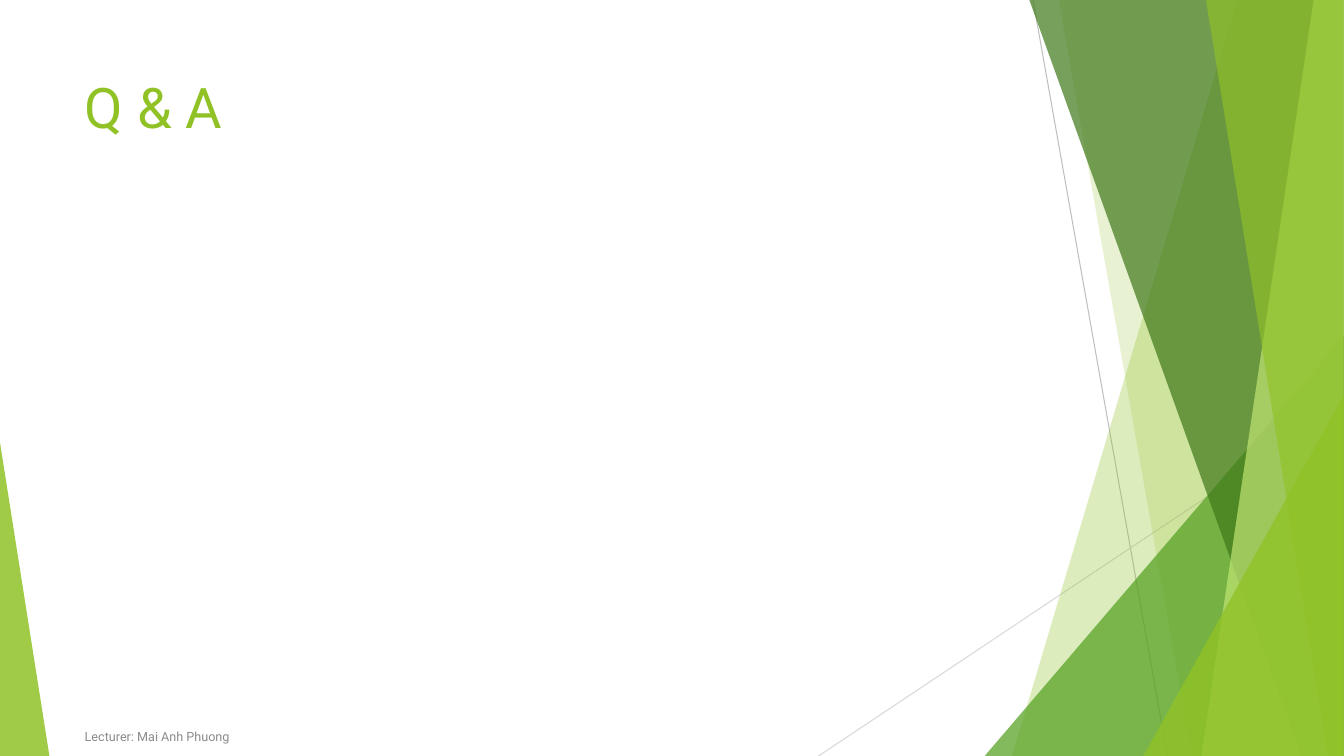
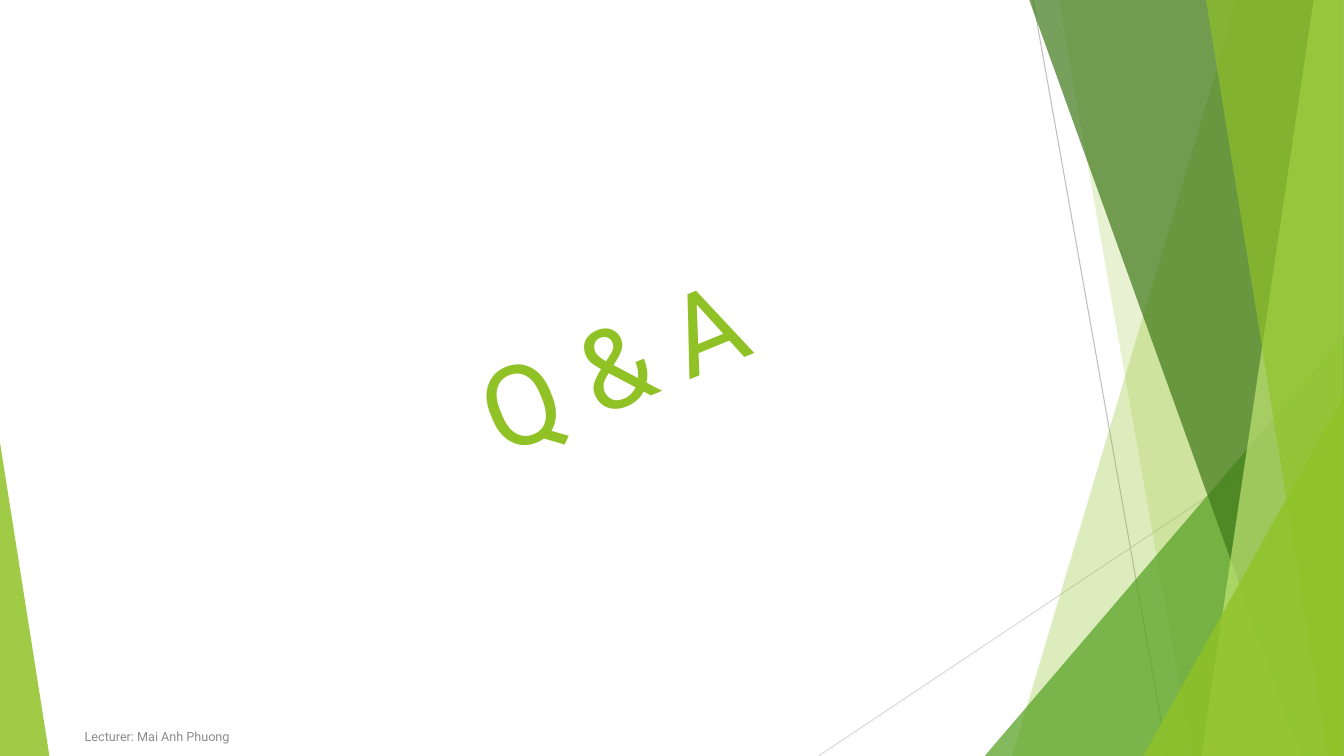
Before and after one commit to anhphuong190190/Repositories, a slide deck: slide 25 of GreenAcademy/Bootstrap In Actions.pptx (slide 12 before the commit). Drawn at 1344x756 pixels with LibreOffice and Linux fonts; fonts in the diff are those of the drawing. Boxes give left, top, right and bottom in pixels: in the first picture for what was removed or moved away, otherwise in the second. Text is boxed around its words. In the diff, an @@ line names an element or a change of style, - is before the commit and + after.

```diff
--- a/GreenAcademy/Bootstrap In Actions.pptx
+++ b/GreenAcademy/Bootstrap In Actions.pptx
@@ text "Q & A": place and size @@
-text "Q & A" at (85,87,223,135)
+text "Q & A" at (501,291,757,445)
@@ text "Q & A" at (501,291,757,445): size 40 to 80 pt; alignment left to centre; vertical alignment top to middle; rotation 0 to 337 degrees @@
```
Also in this commit, not shown: 8 other slides changed, 13 slides added.
